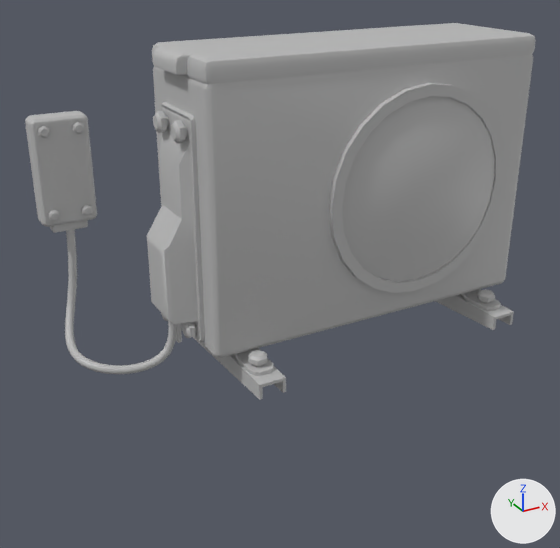
Renders of the FBX model Assets/Art_Assets/Streets/M_ACUnit/SM_ACUnit.fbx from each side of a commit.
Before and after are seen from a camera (50 mm lens) standing at (-0.873, -1.51, 0.919) and looking at (-0.11, -0.122, 0.225). The axes (+X, +Y, +Z) are drawn at lower right. The lights are the same throughout. Where no turn or scale is listed for an object, it has been applied to the vertices.

In view in the first picture: 'SM_ACUnit'.
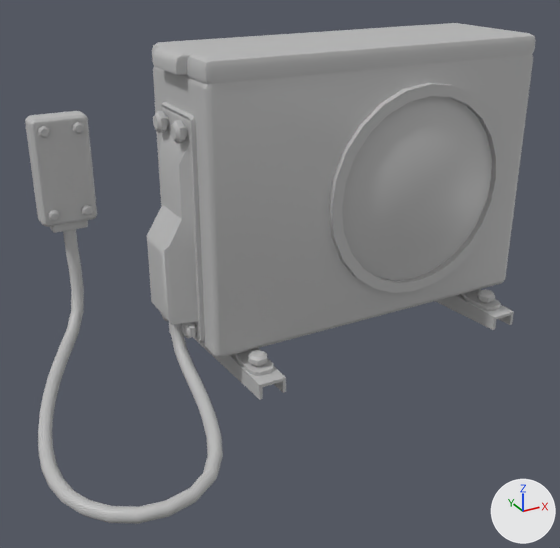
Pixel boxes [x1, y1, x2, y2] of what changed, in the pictures (560 x 548 px; the box of a moved part takes in the faces that stretch with it):
'SM_ACUnit_Wire', added
    after: [38, 229, 223, 524]
part 1 of me_mesh, deleted
    before: [65, 229, 177, 374]
part 2 of me_mesh, moved or reshaped
    before: [342, 96, 495, 282]
    after: [342, 96, 492, 281]

Diff of the bpy script that builds the scene:
```diff
--- a/Assets/Art_Assets/Streets/M_ACUnit/SM_ACUnit.fbx.py
+++ b/Assets/Art_Assets/Streets/M_ACUnit/SM_ACUnit.fbx.py
@@ me_mesh @@
 # used by ob_sm_acunit; location = (0.0, 0.0, 0.322)
-me_mesh.from_pydata(...)  # 3119 vertices, 3014 faces; spans x -0.545..0.545, y -0.255..0.255, z -0.386..0.386
+me_mesh.from_pydata(...)  # 2879 vertices, 5400 faces; spans x -0.545..0.545, y -0.255..0.255, z -0.386..0.386
+# me_mesh part 1: the loose piece of 240 vertices spanning x -0.542..-0.325, y -0.045..0.238, z -0.31..-0.006 is deleted
+# me_mesh part 2: 61 vertices removed from x -0.002..0.44, y -0.213..-0.183, z -0.162..0.281; 61 vertices added at x -0.002..0.44, y -0.215..-0.177, z -0.162..0.281
 me_mesh.materials.append(mat_lambert1)
 me_mesh.materials.append(mat_lambert2)
-me_mesh.materials.append(mat_lambert3)  # dark grey #4f4f4f
-me_mesh.materials.append(mat_lambert4)  # grey #bcbcbc
@@ me_mesh_1 @@
+me_mesh_1.from_pydata(...)  # 248 vertices, 480 faces; spans x -0.684..-0.311, y -0.446..0.251, z -0.057..0.284
+me_mesh_1.materials.append(mat_lambert1)  # grey #bcbcbc
@@ ob_sm_acunit_wire @@
+ob_sm_acunit_wire = bpy.data.objects.new('SM_ACUnit_Wire', me_mesh_1)
+ob_sm_acunit_wire.location = (0.0, 0.0, 0.0)
```
